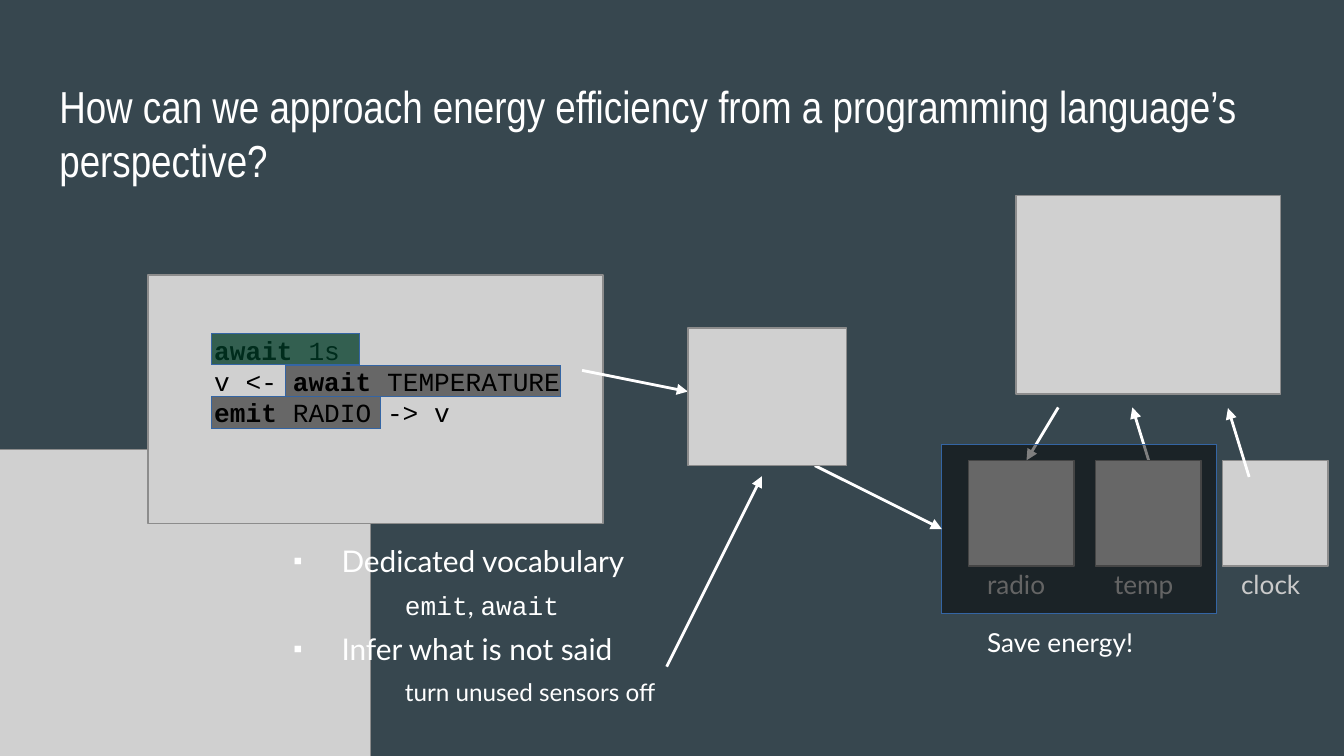
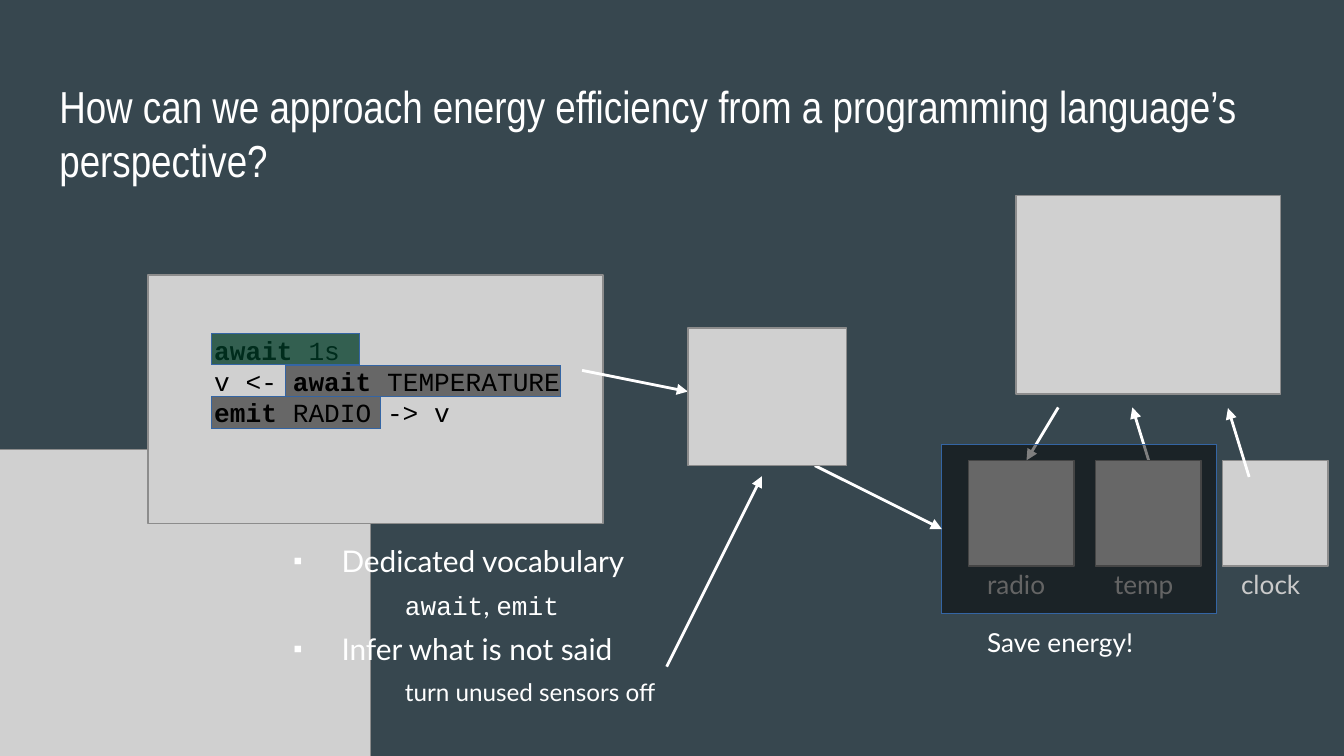
Before and after one commit to fsantanna-uerj/serrapilheira, a slide deck: slide 8 of Submissao/Final/Chico - Serrapilheira - Energia.odp. Drawn at 1344x756 pixels with LibreOffice and Linux fonts; fonts in the diff are those of the drawing; grey boxes stand for pictures. Boxes give left, top, right and bottom in pixels: in the first picture for what was removed or moved away, otherwise in the second. Text is boxed around its words. In the diff, an @@ line names an element or a change of style, - is before the commit and + after.

```diff
--- a/Submissao/Final/Chico - Serrapilheira - Energia.odp
+++ b/Submissao/Final/Chico - Serrapilheira - Energia.odp
@@ text at bbox=[405, 596, 559, 619]: text changed @@
-  emit, await
+  await, emit
```
Also in this commit, not shown: 1 other slide changed.
